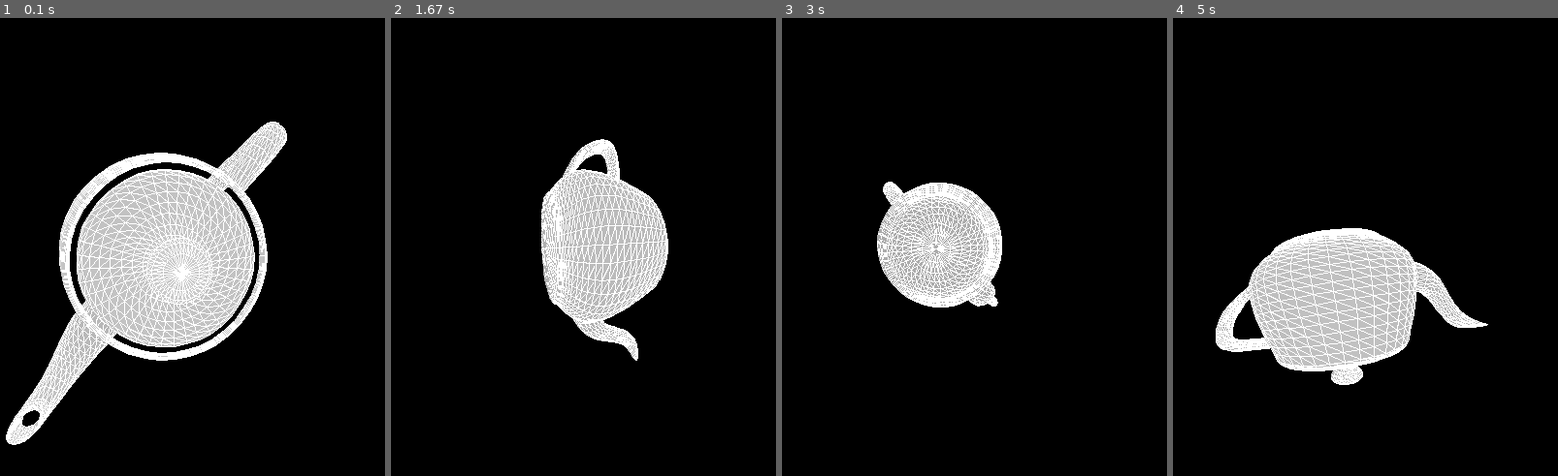
Above: before the commit, frames 1-4 (left to right).
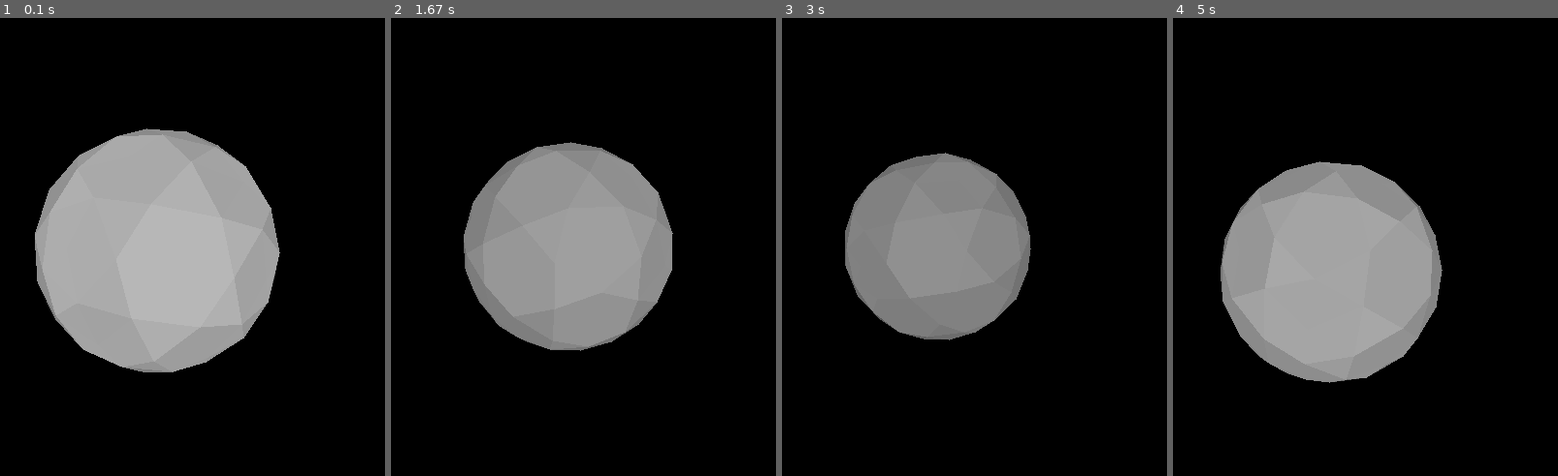
Above: after the commit, the same moments.

Repository: gunny26/pygame
Game: pygame game, started from simple_3d_engine_3.py
Same seed, same stepped clock (60 frames per second), same inputs: the game is played once before the commit and once after it.
Inputs:
- Up to frame 1 (0.1 s): no input
- Up to frame 2 (1.67 s): no input
- Up to frame 3 (3 s): no input
- Up to frame 4 (5 s): no input

The runs differ from the first frame. In frame 1, 21% of the frame differs, in the area x 1-75%, y 22-94%; in frame 2, 19%; in frame 3, 15%; in frame 4, 22%, in the area x 11-82%, y 31-81%.

Commit message:
playing around, nothing special

Diff:
--- a/simple_3d_engine_3.py
+++ b/simple_3d_engine_3.py
@@ -165,6 +165,9 @@
 
     def __init__(self, triangles):
         self.triangles = triangles
+
+    def __str__(self):
+        return(f"mesh consists of {len(self.triangles)}")
 
     def __getitem__(self, index):
         return self.triangles[index]
@@ -383,10 +386,11 @@
         # define Camera position
         camera = Vec4d(0, 0, 0, 0)
         # define light direction
-        light = Vec4d(1, 2, 3, 0)
+        light = Vec4d(0, 0, 3, 0)
         #light_direction = Vec4d(0, 0, -1, 0).normalize()
         # load from file, the self defined cube has some error
-        model = Mesh.from_file("obj_models/teapot.obj")
+        model = Mesh.from_file("obj_models/sphere.obj")
+        print(model)
         model_position = Vec4d(0, 0, 5, 0)
         while True:
             clock.tick(FPS)
@@ -430,7 +434,7 @@
                 # calculate dot product of normal to light direction
                 # to get the correct shadings
                 light_v = (t_p.v1 - light).normalize() # light vector
-                lum = 128 * light_v.dot(t_normal) + 128
+                lum = max(255 * light_v.dot(t_normal), 0)
                 color = (lum, lum, lum)
 
                 # shift to positive values
@@ -454,8 +458,7 @@
             for t_p, color in sorted(raster_triangles):
                 # drawing triangles to show from back to front
                 draw_filled_triangle(surface, color, t_p)
-                draw_triangle(surface, WHITE, t_p)
-            print(clock.get_fps()) # showing FPS
+                #draw_triangle(surface, WHITE, t_p)
             pygame.display.flip()
     except KeyboardInterrupt:
         print("shutting down")
Not shown, added: obj_models/SchoolBus01.obj
Not shown, added: obj_models/sphere.obj
Not shown, added: obj_models/starch-molecule.obj
Not shown, added: obj_models/torus.obj
